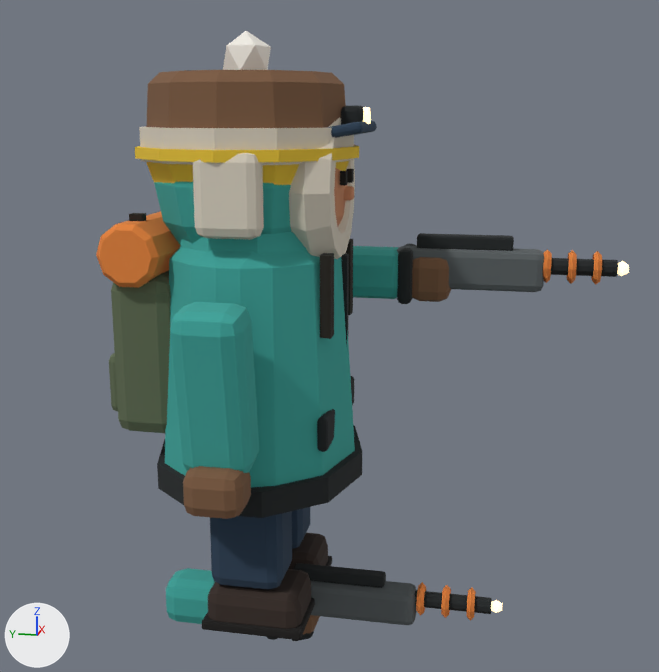
The glTF model apps/client/public/models/explorer.glb as it was, and as the next commit left it.
Before and after are seen from a camera (50 mm lens) standing at (-3.37, -0.95, 1.97) and looking at (0.0, -0.28, 1.13). Lighting does not change. The marker at lower left points along +X, +Y and +Z. The first picture is the older version. Where no turn or scale is listed for an object, it has been applied to the vertices.

The first picture shows 'ArmL', 'BootL', 'ChapkaBand', 'ChapkaEar', 'ChapkaTop', 'Fur', 'GunBody', 'Hem', 'LegL', 'Pack', 'Roll', 'Torso' and 43 more.
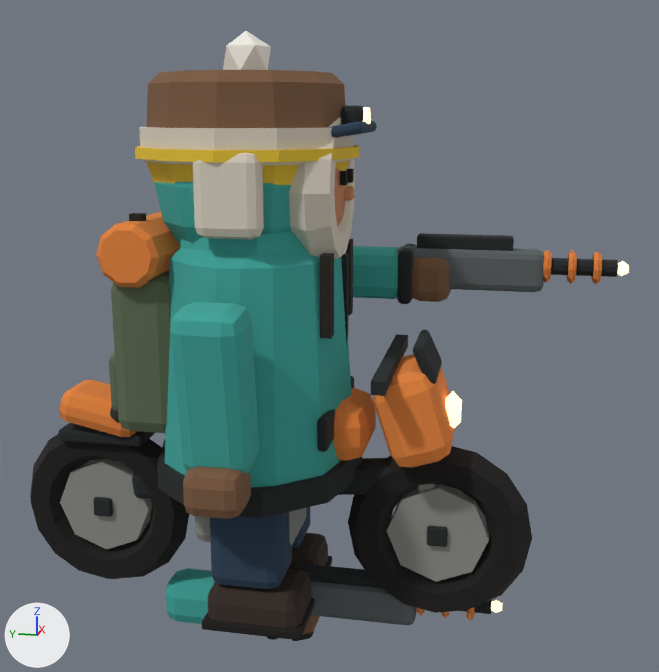
Location of each change, (x1, y1, x2, y2) in pixels of the pictures (659 x 672 px):
'Tyre', added (black)
    after: (348, 446, 532, 613)
'Tyre.001', added (black)
    after: (30, 434, 189, 579)
'Rim', added
    after: (387, 484, 489, 582)
'Fairing', added (orange)
    after: (373, 354, 455, 467)
'Rim.001', added
    after: (60, 458, 152, 550)
'Tail', added (orange)
    after: (59, 379, 137, 437)
'Tank', added (orange)
    after: (334, 388, 376, 461)
'Frame', added
    after: (132, 458, 389, 498)
'FenderR', added (black)
    after: (58, 423, 155, 447)
'Bars', added (black)
    after: (371, 334, 408, 396)
'Screen', added (black)
    after: (413, 330, 442, 384)
'Engine', added
    after: (195, 508, 306, 546)
'Headlight', added (beige)
    after: (446, 391, 462, 428)
'Hub', added (black)
    after: (427, 525, 448, 547)
'Hub.001', added
    after: (93, 497, 113, 517)
'Seat', added (mostly hidden)
    after: (110, 406, 120, 423)
'Fork', added (mostly hidden)
    after: (418, 484, 435, 492)

Edits to the bpy script that builds the scene:
```text
Add me_cube_045:
    me_cube_045.from_pydata([(-0.03, -0.144, -0.276), (-0.03, 0.088, 0.299), (-0.03, -0.088, -0.299), (-0.03, 0.144, 0.276), (0.03, -0.144, -0.276), (0.03, 0.088, 0.299), (0.03, -0.088, -0.299), (0.03, 0.144, 0.276)], [], [(0, 1, 3), (0, 3, 2), (2, 3, 7), (2, 7, 6), (6, 7, 5), (6, 5, 4), (4, 5, 1), (4, 1, 0), (2, 6, 4), (2, 4, 0), (7, 3, 1), (7, 1, 5)])
    me_cube_045.materials.append(mat_bikemetal)  # grey #8b8d87
Add ob_tyre_001:
    ob_tyre_001 = bpy.data.objects.new('Tyre.001', me_torus_008)  # a torus around x (ring radius 0.28, tube radius 0.085) spanning x -0.074..0.074, y -0.365..0.365, z -0.365..0.365; in mat_tyre (black #191715)
    ob_tyre_001.location = (0.0, 0.68, 0.36)
Add ob_rim_001:
    ob_rim_001 = bpy.data.objects.new('Rim.001', me_cone_013)  # an 8-sided cylinder along x spanning x -0.05..0.05, y -0.2..0.2, z -0.2..0.2; in mat_bikemetal (grey #8b8d87)
    ob_rim_001.location = (0.0, 0.68, 0.36)
Add ob_hub_001:
    ob_hub_001 = bpy.data.objects.new('Hub.001', me_cube_037)  # 56 vertices, 108 faces; spans x -0.07..0.07, y -0.04..0.04, z -0.04..0.04; in mat_bikedark (black #212527)
    ob_hub_001.location = (0.0, 0.68, 0.36)
Add ob_tyre:
    ob_tyre = bpy.data.objects.new('Tyre', me_torus_008.copy())
    ob_tyre.location = (0.0, -0.72, 0.36)
Add ob_rim:
    ob_rim = bpy.data.objects.new('Rim', me_cone_013.copy())
    ob_rim.location = (0.0, -0.72, 0.36)
Add ob_hub:
    ob_hub = bpy.data.objects.new('Hub', me_cube_037.copy())
    ob_hub.location = (0.0, -0.72, 0.36)
Add ob_tank:
    ob_tank = bpy.data.objects.new('Tank', me_cube_040)  # 56 vertices, 108 faces; spans x -0.17..0.17, y -0.25..0.25, z -0.12..0.12; in mat_bikebody (orange #e9853c)
    ob_tank.location = (0.0, -0.2, 0.78)
Add ob_tail:
    ob_tail = bpy.data.objects.new('Tail', me_cube_042)  # 56 vertices, 108 faces; spans x -0.13..0.13, y -0.17..0.17, z -0.093..0.093; in mat_bikebody (orange #e9853c)
    ob_tail.location = (0.0, 0.66, 0.78)
Add ob_seat:
    ob_seat = bpy.data.objects.new('Seat', me_cube_041)  # 56 vertices, 108 faces; spans x -0.14..0.14, y -0.28..0.28, z -0.05..0.05; in mat_seat (brown #372b25)
    ob_seat.location = (0.0, 0.32, 0.8)
Add ob_screen:
    ob_screen = bpy.data.objects.new('Screen', me_cube_044)  # 56 vertices, 108 faces; spans x -0.15..0.15, y -0.044..0.044, z -0.073..0.073; in mat_gundark (black #212527)
    ob_screen.location = (0.0, -0.66, 1.07)
Add ob_headlight:
    ob_headlight = bpy.data.objects.new('Headlight', me_icosphere_003)  # an icosphere of 20 faces spanning x -0.072..0.072, y -0.034..0.034, z -0.08..0.08; in mat_glow (beige #ffdaa2, glowing beige #ffdaa2)
    ob_headlight.location = (0.0, -0.76, 0.86)
Add ob_frame:
    ob_frame = bpy.data.objects.new('Frame', me_cube_038)  # 56 vertices, 108 faces; spans x -0.07..0.07, y -0.55..0.55, z -0.114..0.114; in mat_bikedark (black #212527)
    ob_frame.location = (0.0, 0.0, 0.52)
Add ob_fork:
    ob_fork = bpy.data.objects.new('Fork', me_cube_045)
    ob_fork.location = (0.0, -0.66, 0.58)
Add ob_fenderr:
    ob_fenderr = bpy.data.objects.new('FenderR', me_cube_047)  # 56 vertices, 108 faces; spans x -0.1..0.1, y -0.18..0.18, z -0.025..0.025; in mat_bikedark (black #212527)
    ob_fenderr.location = (0.0, 0.66, 0.68)
Add ob_fairing:
    ob_fairing = bpy.data.objects.new('Fairing', me_cube_043)  # 56 vertices, 108 faces; spans x -0.21..0.21, y -0.148..0.148, z -0.187..0.187; in mat_bikebody (orange #e9853c)
    ob_fairing.location = (0.0, -0.62, 0.86)
Add ob_engine:
    ob_engine = bpy.data.objects.new('Engine', me_cube_039)  # 56 vertices, 108 faces; spans x -0.15..0.15, y -0.21..0.21, z -0.15..0.15; in mat_bikemetal (grey #8b8d87)
    ob_engine.location = (0.0, 0.05, 0.42)
Add ob_bars:
    ob_bars = bpy.data.objects.new('Bars', me_cube_046)  # a box spanning x -0.35..0.35, y -0.025..0.025, z -0.025..0.025; in mat_bikedark (black #212527)
    ob_bars.location = (0.0, -0.52, 1.04)
```
